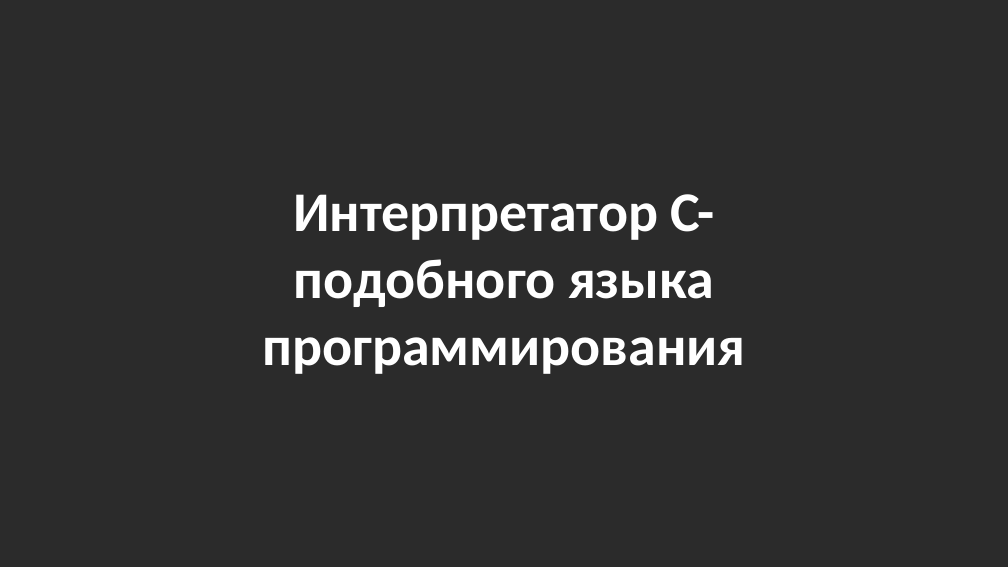
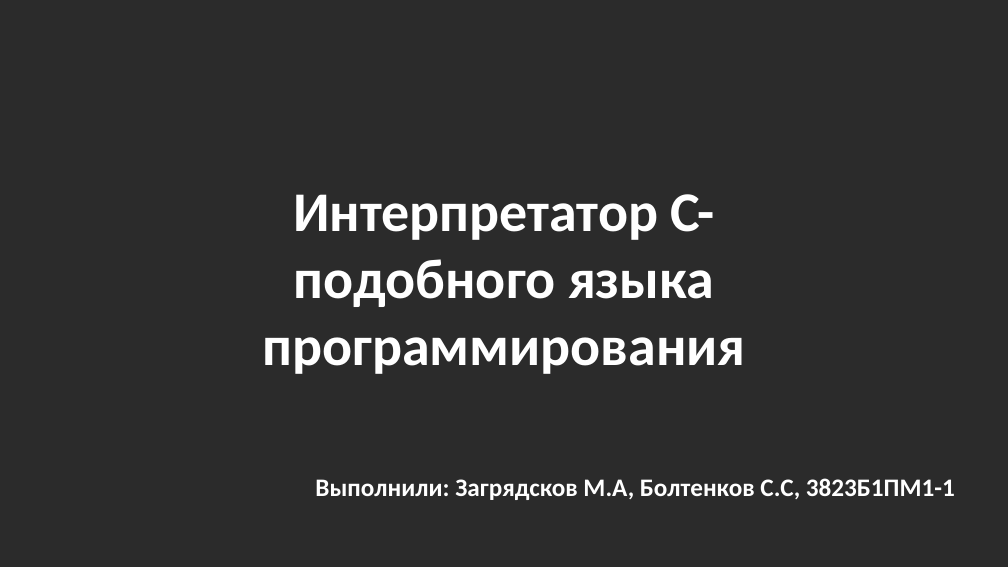
Before and after one commit to midnsun/mp2-2024-lab7-interpretator, a slide deck: slide 1 of Презентация_лабораторная_Интерпретатор_Загрядсков_Максим_Болтенков_Станислав_3823Б1ПМ1_1.pptx. Drawn at 1008x567 pixels with LibreOffice and Linux fonts; fonts in the diff are those of the drawing; background and template pictures are left out; a plain dark background stands for a picture behind light text. Boxes give left, top, right and bottom in pixels: in the first picture for what was removed or moved away, otherwise in the second. Text is boxed around its words. In the diff, an @@ line names an element or a change of style, - is before the commit and + after.

```diff
--- a/Презентация_лабораторная_Интерпретатор_Загрядсков_Максим_Болтенков_Станислав_3823Б1ПМ1_1.pptx
+++ b/Презентация_лабораторная_Интерпретатор_Загрядсков_Максим_Болтенков_Станислав_3823Б1ПМ1_1.pptx
@@ text added at box(315, 478, 955, 500), 18 pt, text #FFFFFF, bold @@
+Выполнили: Загрядсков М.А, Болтенков С.С, 3823Б1ПМ1-1
```
Also in this commit, not shown: 4 other slides changed, 1 slide added, 2 slides removed.
